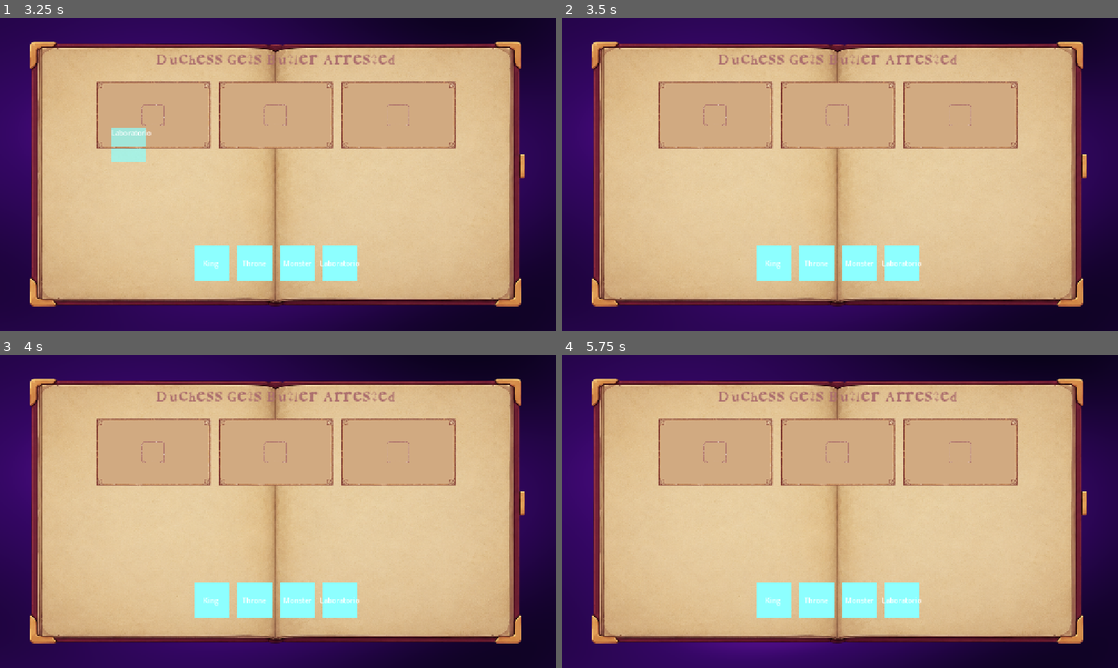
Above: before the commit, frames 1-4 (two rows, left to right).
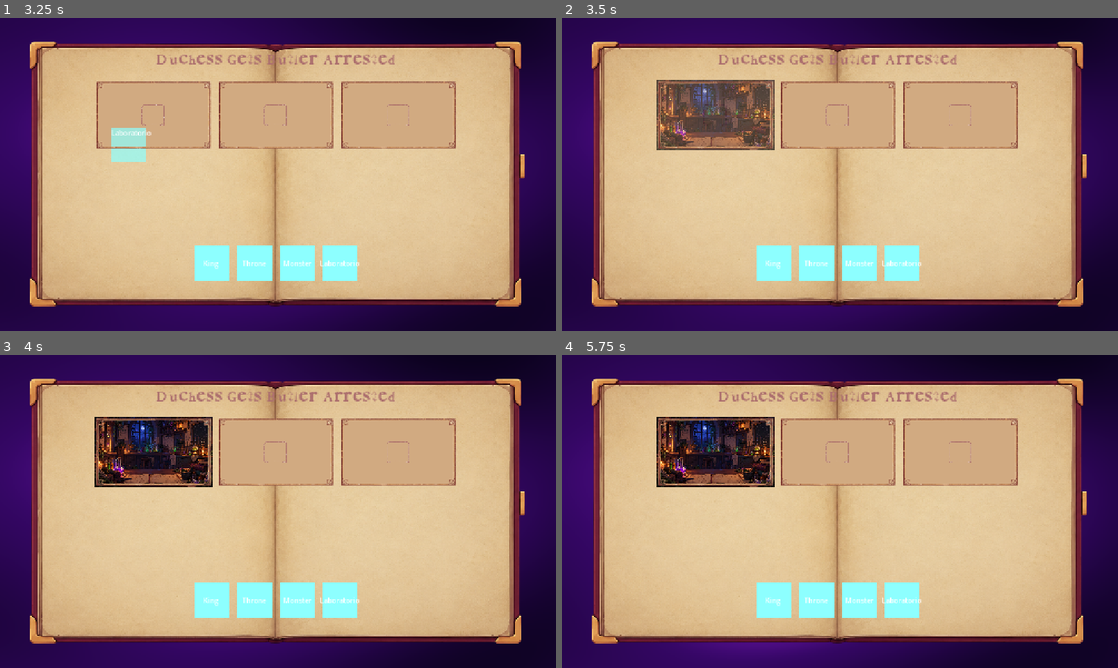
Above: after the commit, the same moments.

Repository: yudur/storyteller-godot-3info-game
Game: Godot game, scene res://src/screens/game_screen/game_screen.tscn
Two runs of this game, one before a commit and one after it. Both use one fixed random seed, a clock stepped at 60 frames per second and the inputs below.
Inputs (mouse positions are in pixels of both pictures, inside the frame that each line leads up to):
- Up to frame 1 (3.25 s): tap Enter at 0.5 s; drag from (211, 262) to (333, 105) at 0.52 s; drag from (255, 262) to (250, 237) at 1.27 s; move the mouse to (294, 262) at 2.02 s; click (294, 262) at 2.17 s; tap Space at 2.75 s; drag from (339, 262) to (111, 127) at 2.77 s
- Up to frame 2 (3.5 s): no input
- Up to frame 3 (4 s): move the mouse to (444, 558) at 3.52 s; click (444, 558) at 3.67 s
- Up to frame 4 (5.75 s): tap Enter at 4.25 s; drag from (673, 464) to (756, 433) at 4.27 s; tap Space at 5 s; move the mouse to (867, 511) at 5.02 s; click (867, 511) at 5.17 s

Frame 1 is identical in both runs. In frame 2, 4.5% of the frame differs, in the area x 17-39%, y 19-43%; in frame 3, 4.6%; in frame 4, 4.6%.

Commit message:
feat: The drop area has been fixed, and the character now appears on both sides of the frame.

Diff:
--- a/common/signal_bus.gd
+++ b/common/signal_bus.gd
@@ -2,3 +2,4 @@
 
 # Emitted when a character or scene is placed in a frame
 signal frame_changed
+signal drag_is_active(is_active: bool)
--- a/data/characters/king.tres
+++ b/data/characters/king.tres
@@ -1,9 +1,9 @@
 [gd_resource type="Resource" script_class="CharacterData" load_steps=5 format=3 uid="uid://c8jho53k6fc8o"]
 
 [ext_resource type="Script" uid="uid://lywddvaxagxe" path="res://core/resources/character_data.gd" id="1_bfhsd"]
-[ext_resource type="Texture2D" uid="uid://d18fp6qnklow5" path="res://assets/sprites/personagens/rei/SSMale(Walking-normal)A2.png" id="2_20n2d"]
-[ext_resource type="Texture2D" uid="uid://65shpg0md4cj" path="res://assets/sprites/personagens/rei/SSMale(Ex6)(Sad)A2.png" id="3_vb0cl"]
-[ext_resource type="Texture2D" uid="uid://c0p7j1x8m08wx" path="res://assets/sprites/personagens/rei/SSMale(Ex1)(Happy)A2.png" id="4_n8r0d"]
+[ext_resource type="Texture2D" uid="uid://d18fp6qnklow5" path="res://assets/sprites/character/king/SSMale(Walking-normal)A2.png" id="2_20n2d"]
+[ext_resource type="Texture2D" uid="uid://65shpg0md4cj" path="res://assets/sprites/character/king/SSMale(Ex6)(Sad)A2.png" id="3_vb0cl"]
+[ext_resource type="Texture2D" uid="uid://c0p7j1x8m08wx" path="res://assets/sprites/character/king/SSMale(Ex1)(Happy)A2.png" id="4_n8r0d"]
 
 [resource]
 script = ExtResource("1_bfhsd")
--- a/data/characters/monster.tres
+++ b/data/characters/monster.tres
@@ -1,7 +1,7 @@
 [gd_resource type="Resource" script_class="CharacterData" load_steps=3 format=3 uid="uid://bof5psw7do1db"]
 
 [ext_resource type="Script" uid="uid://lywddvaxagxe" path="res://core/resources/character_data.gd" id="1_ckqcv"]
-[ext_resource type="Texture2D" uid="uid://d18fp6qnklow5" path="res://assets/sprites/personagens/rei/SSMale(Walking-normal)A2.png" id="2_xjihn"]
+[ext_resource type="Texture2D" uid="uid://d18fp6qnklow5" path="res://assets/sprites/character/king/SSMale(Walking-normal)A2.png" id="2_xjihn"]
 
 [resource]
 script = ExtResource("1_ckqcv")
--- a/data/scenes/laboratorio.tres
+++ b/data/scenes/laboratorio.tres
@@ -1,6 +1,6 @@
-[gd_resource type="Resource" script_class="SceneData" load_steps=3 format=3 uid="uid://c4o6t66dpk753"]
+[gd_resource type="Resource" script_class="SceneData" load_steps=3 format=3 uid="uid://bmsgyv3numbx5"]
 
-[ext_resource type="Texture2D" uid="uid://cwewerbbh2ny0" path="res://assets/sprites/cenarios/laboratorio.png" id="1_5nfiw"]
+[ext_resource type="Texture2D" uid="uid://cwewerbbh2ny0" path="res://assets/sprites/scenes/laboratorio.png" id="1_5nfiw"]
 [ext_resource type="Script" uid="uid://djfqqmcws3b1c" path="res://core/resources/scene_data.gd" id="1_de7su"]
 
 [resource]
--- a/src/comic_frame/comic_frame.gd
+++ b/src/comic_frame/comic_frame.gd
@@ -11,12 +11,14 @@
 @onready var sprite_right: TextureRect = $slotRight/CharacterTexture
 @onready var animator: FrameAnimator = $FrameAnimator
 @onready var story_logic: FrameStoryLogic = $FrameStoryLogic
+@onready var drop_area: FrameDropArea = $DropArea
 
 var current_scene: SceneData
 var character_left: CharacterData
 var character_right: CharacterData
 
 func _ready() -> void:
+	drop_area.data_dropped.connect(_on_data_dropped)
 	clear_frame()
 
 func clear_frame() -> void:
@@ -57,16 +59,10 @@
 	story_logic.update_scene_state(current_scene, character_left, character_right)
 	_emit_frame_changed()
 
-func _can_drop_data(_at_position: Vector2, data: Variant) -> bool:
-	if data is SceneData:
-		return true
-
-	return data is CharacterData and background.texture != null
-
-func _drop_data(at_position: Vector2, data: Variant) -> void:
+func _on_data_dropped(data: Variant, at_position: Vector2) -> void:
 	if data is SceneData:
 		set_scene(data)
-	elif data is CharacterData:
+	elif data is CharacterData and background.texture:
 		add_character(data, _side_from_position(at_position))
 
 func _get_sprite(side: CharacterSide) -> TextureRect:
--- a/src/comic_frame/comic_frame.tscn
+++ b/src/comic_frame/comic_frame.tscn
@@ -1,11 +1,12 @@
-[gd_scene load_steps=7 format=3 uid="uid://ddehfae7hfmji"]
+[gd_scene load_steps=8 format=3 uid="uid://ddehfae7hfmji"]
 
 [ext_resource type="Script" uid="uid://cfxmu5xcubimp" path="res://src/comic_frame/comic_frame.gd" id="1_cenh5"]
 [ext_resource type="Texture2D" uid="uid://dytytgrhva3tc" path="res://assets/sprites/border-story.png" id="2_border"]
 [ext_resource type="Texture2D" uid="uid://tn8cxhl03t12" path="res://assets/sprites/parchment.png" id="3_uv10l"]
-[ext_resource type="Texture2D" uid="uid://c0p7j1x8m08wx" path="res://assets/sprites/personagens/rei/SSMale(Ex1)(Happy)A2.png" id="4_mnwmv"]
-[ext_resource type="Script" path="res://src/comic_frame/frame_animator.gd" id="5_animator"]
-[ext_resource type="Script" path="res://src/comic_frame/frame_story_logic.gd" id="6_story_logic"]
+[ext_resource type="Texture2D" uid="uid://c0p7j1x8m08wx" path="res://assets/sprites/character/king/SSMale(Ex1)(Happy)A2.png" id="4_mnwmv"]
+[ext_resource type="Script" uid="uid://ctfpiu5obwvon" path="res://src/comic_frame/frame_animator.gd" id="5_animator"]
+[ext_resource type="Script" uid="uid://ge0dxs2e0mht" path="res://src/comic_frame/frame_story_logic.gd" id="6_story_logic"]
+[ext_resource type="Script" uid="uid://da1eopemylsl4" path="res://src/comic_frame/drop_area.gd" id="7_drop_area"]
 
 [node name="ComicFrame" type="Control"]
 custom_minimum_size = Vector2(270, 160)
@@ -124,12 +125,25 @@
 anchor_top = 0.175
 anchor_right = 1.195
 anchor_bottom = 1.085
-offset_left = -135.0
-offset_right = -135.0
+offset_left = 10.69997
+offset_top = -3.000002
+offset_right = 10.699966
+offset_bottom = -3.0
 grow_horizontal = 2
 grow_vertical = 2
 scale = Vector2(0.7, 0.7)
 mouse_filter = 2
+texture = ExtResource("4_mnwmv")
 expand_mode = 1
 stretch_mode = 5
-flip_h = true
+
+[node name="DropArea" type="Control" parent="."]
+z_index = 20
+layout_mode = 1
+anchors_preset = 15
+anchor_right = 1.0
+anchor_bottom = 1.0
+grow_horizontal = 2
+grow_vertical = 2
+mouse_filter = 2
+script = ExtResource("7_drop_area")
--- /dev/null
+++ b/src/comic_frame/drop_area.gd
@@ -0,0 +1,22 @@
+class_name FrameDropArea
+extends Control
+
+signal data_dropped(data: Variant, position: Vector2)
+
+func _ready() -> void:
+	SignalBus.drag_is_active.connect(_on_drag_is_active)
+	_on_drag_is_active(false)
+
+func _exit_tree() -> void:
+	if SignalBus.drag_is_active.is_connected(_on_drag_is_active):
+		SignalBus.drag_is_active.disconnect(_on_drag_is_active)
+
+func _on_drag_is_active(is_active: bool) -> void:
+	mouse_filter = Control.MOUSE_FILTER_STOP if is_active else Control.MOUSE_FILTER_IGNORE
+
+func _can_drop_data(_at_position: Vector2, data: Variant) -> bool:
+	return data is CharacterData or data is SceneData
+
+func _drop_data(at_position: Vector2, data: Variant) -> void:
+	data_dropped.emit(data, at_position)
+	SignalBus.drag_is_active.emit(false)
--- a/src/draggable/draggable.gd
+++ b/src/draggable/draggable.gd
@@ -9,6 +9,7 @@
 var _press_position := Vector2.ZERO
 var _is_pressed := false
 var _drag_started := false
+var _drag_is_active := false
 
 func _ready() -> void:
 	_update_label()
@@ -28,6 +29,7 @@
 		if event.position.distance_to(_press_position) >= drag_threshold:
 			_drag_started = true
 			_is_pressed = false
+			_set_drag_active(true)
 			force_drag(data, _create_drag_preview())
 			accept_event()
 
@@ -35,8 +37,20 @@
 	if not data:
 		return null
 
+	_set_drag_active(true)
 	set_drag_preview(_create_drag_preview())
 	return data
+
+func _notification(what: int) -> void:
+	if what == NOTIFICATION_DRAG_END:
+		_set_drag_active(false)
+
+func _set_drag_active(is_active: bool) -> void:
+	if _drag_is_active == is_active:
+		return
+
+	_drag_is_active = is_active
+	SignalBus.drag_is_active.emit(is_active)
 
 func _update_label() -> void:
 	if data:
Not shown, added: src/comic_frame/drop_area.gd.uid
